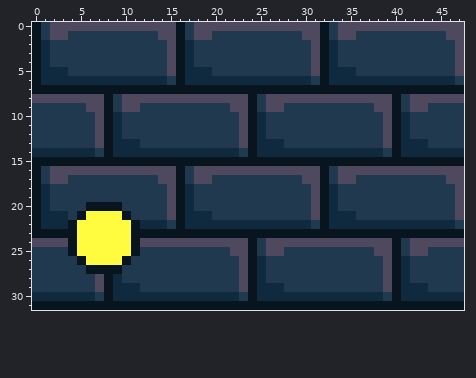
A pixel-art sprite gets an edit: data/sprites/source-yellow.png. The picture above was drawn from the file before the commit.
The file is 48x32 pixels.
New version:
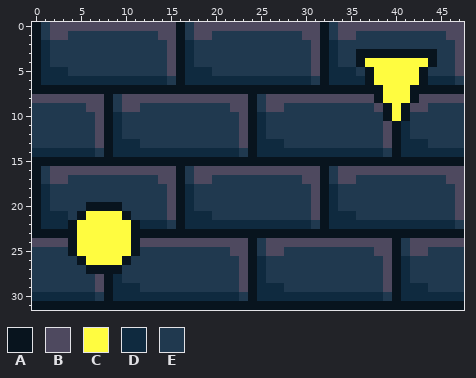
Palette (. is transparent): A #08141e  B #4e495f  C #fffc40  D #0f2a3f  E #20394f
From the commit log: working on toggle level, updated source texture
The edit:
{"y":3,"x":36,"old":"EEEEEEEEE","new":"AAAAAAAAA"}
{"y":4,"x":36,"old":"EEEEEEEEE","new":"ACCCCCCCA"}
{"y":5,"x":37,"old":"EEEEEEE","new":"ACCCCCA"}
{"y":6,"x":37,"old":"DDDDDDD","new":"ACCCCCA"}
{"y":7,"x":39,"old":"AAA","new":"CCC"}
{"y":8,"x":38,"old":"BBAEB","new":"ACCCA"}
{"y":9,"x":39,"old":"BAE","new":"ACA"}
{"y":10,"x":39,"old":"BAD","new":"ACA"}
